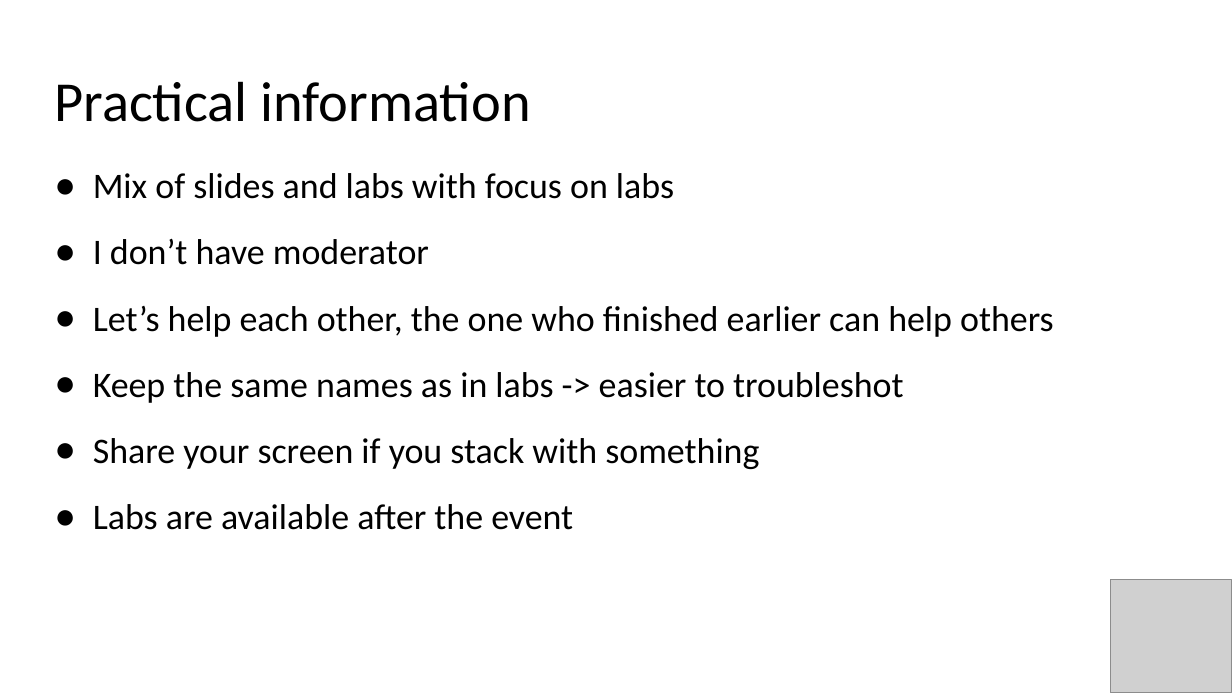
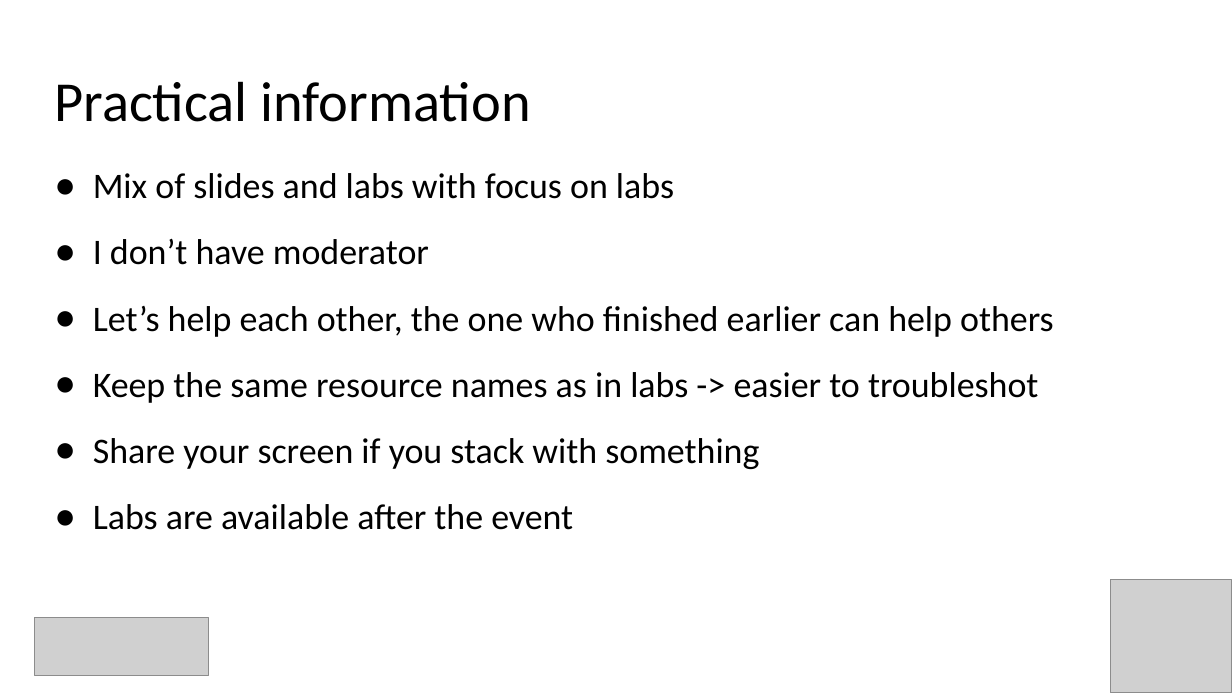
Before and after one commit to evgenyb/aks-workshops, a slide deck: slide 5 of 01-aks-and-k8s-101/slides/Introduction to AKS.pptx (slide 4 before the commit). Drawn at 1232x693 pixels with LibreOffice and Linux fonts; fonts in the diff are those of the drawing; grey boxes stand for pictures. Boxes give left, top, right and bottom in pixels: in the first picture for what was removed or moved away, otherwise in the second. Text is boxed around its words. In the diff, an @@ line names an element or a change of style, - is before the commit and + after.

```diff
--- a/01-aks-and-k8s-101/slides/Introduction to AKS.pptx
+++ b/01-aks-and-k8s-101/slides/Introduction to AKS.pptx
@@ text at bbox=[93, 372, 1038, 403]: text changed @@
-● Keep the same names as in labs -> easier to troubleshot
+● Keep the same resource names as in labs -> easier to troubleshot
@@ picture added at bbox=[35, 618, 209, 677] @@
```
Also in this commit, not shown: 32 other slides changed, 2 slides added, 2 other files.
